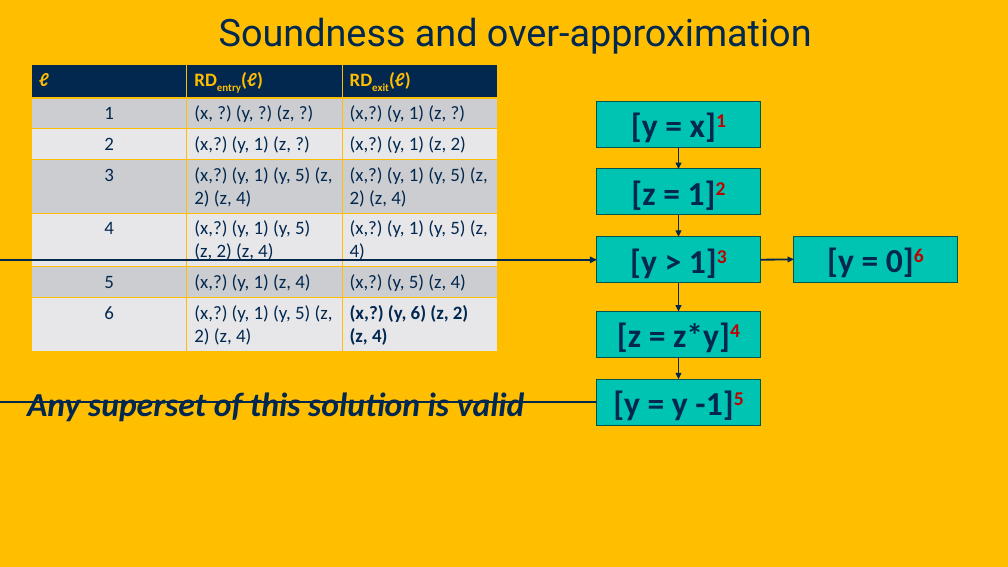
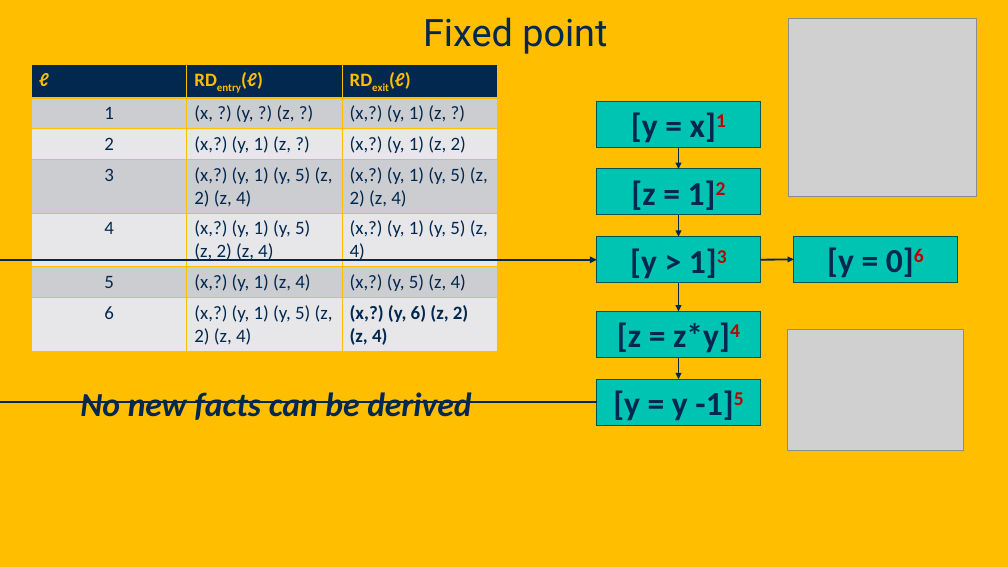
Before and after one commit to davsec-teaching/ECS289C-Spring2025, a slide deck: slide 42 of slides/3_data_flow_analysis.pptx (slide 40 before the commit). Drawn at 1008x567 pixels with LibreOffice and Linux fonts; fonts in the diff are those of the drawing; grey boxes stand for pictures; background and template pictures are left out. Boxes give left, top, right and bottom in pixels: in the first picture for what was removed or moved away, otherwise in the second. Text is boxed around its words. In the diff, an @@ line names an element or a change of style, - is before the commit and + after.

```diff
--- a/slides/3_data_flow_analysis.pptx
+++ b/slides/3_data_flow_analysis.pptx
@@ title at [423, 17, 607, 54]: text changed @@
-Soundness and over-approximation
+Fixed point
@@ picture added at [789, 19, 976, 197] @@
@@ picture added at [787, 330, 963, 450] @@
@@ text at [80, 392, 471, 420]: text changed @@
-Any superset of this solution is valid
+No new facts can be derived
```
Also in this commit, not shown: 50 other slides changed, 4 slides added.
